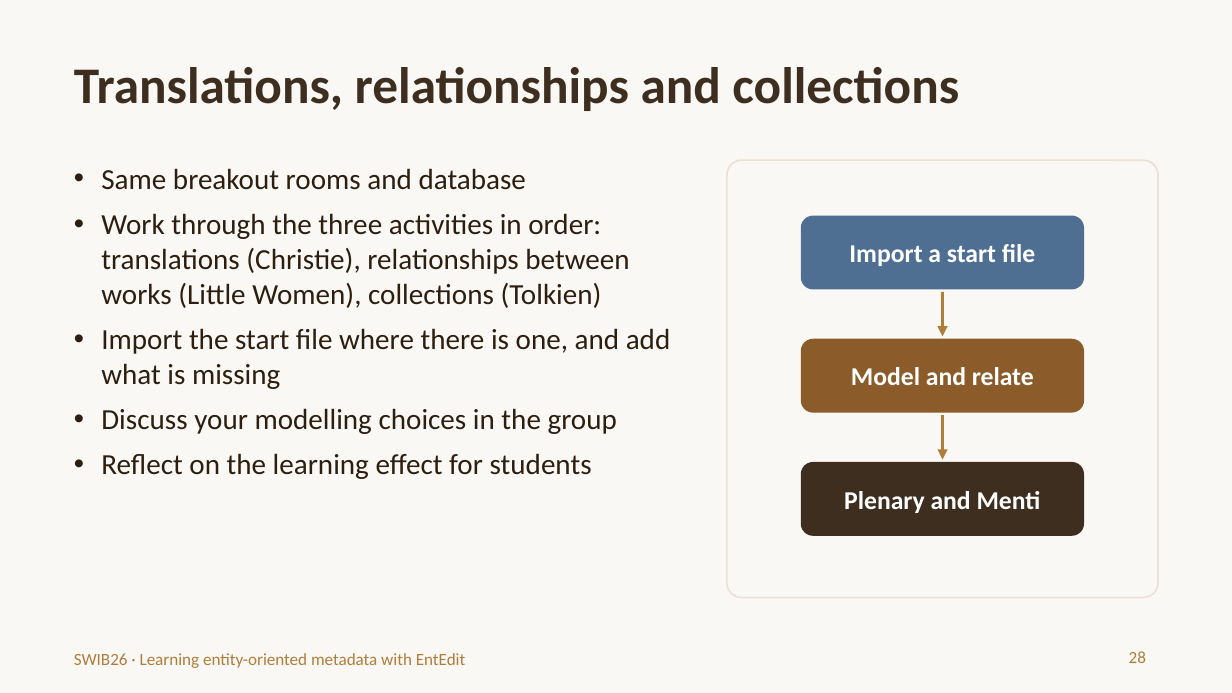
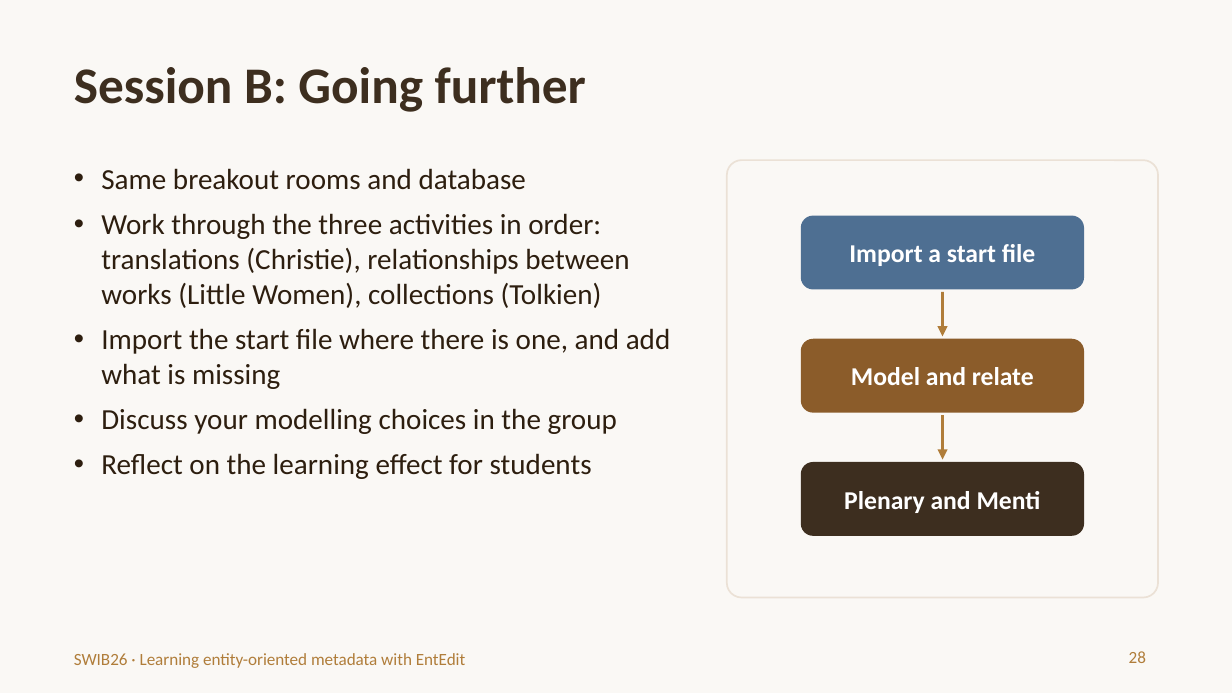
Before and after one commit to trondaal/EntEdit, a slide deck: slide 28 of swib26/EntEdit-SWIB26-introduction.pptx. Drawn at 1232x693 pixels with LibreOffice and Linux fonts; fonts in the diff are those of the drawing. Boxes give left, top, right and bottom in pixels: in the first picture for what was removed or moved away, otherwise in the second. Text is boxed around its words. In the diff, an @@ line names an element or a change of style, - is before the commit and + after.

```diff
--- a/swib26/EntEdit-SWIB26-introduction.pptx
+++ b/swib26/EntEdit-SWIB26-introduction.pptx
@@ title at (x1=74, y1=67, x2=586, y2=112): text changed @@
-Translations, relationships and collections
+Session B: Going further
```
Also in this commit, not shown: 2 other slides changed, 1 slide added.
